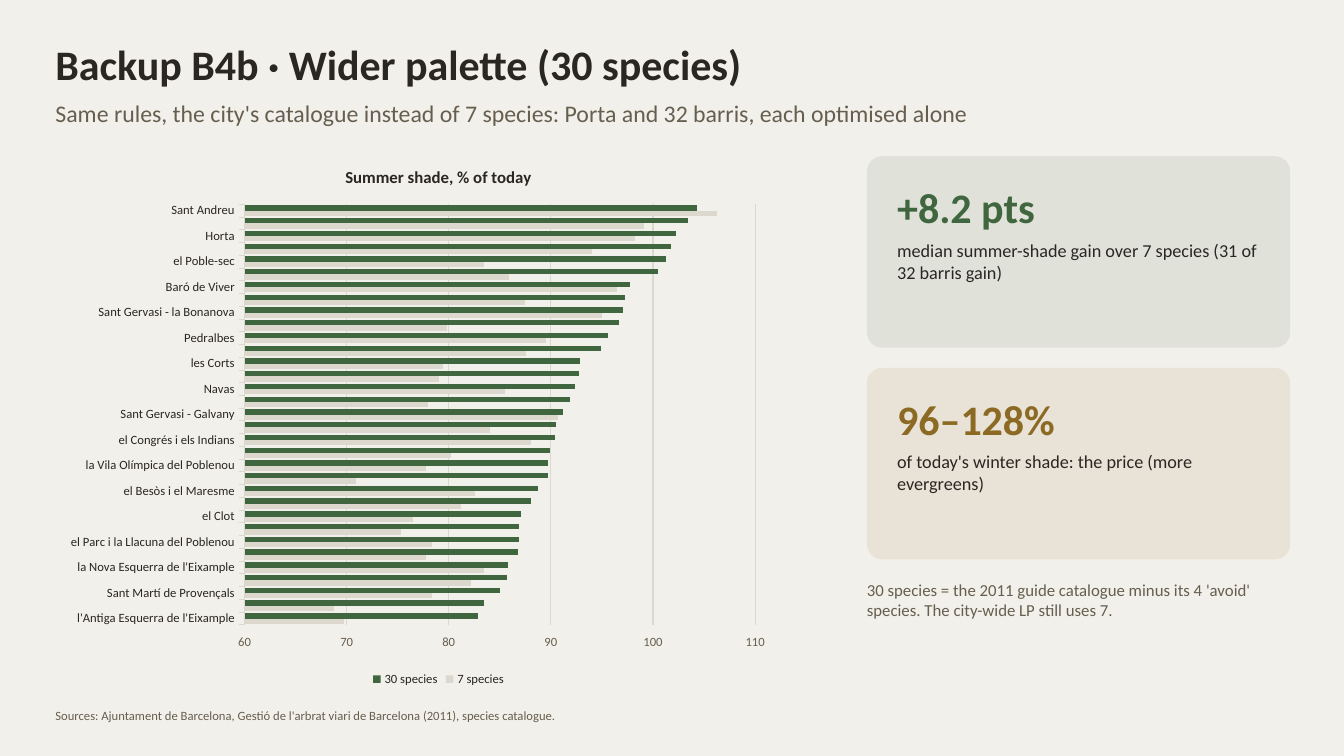
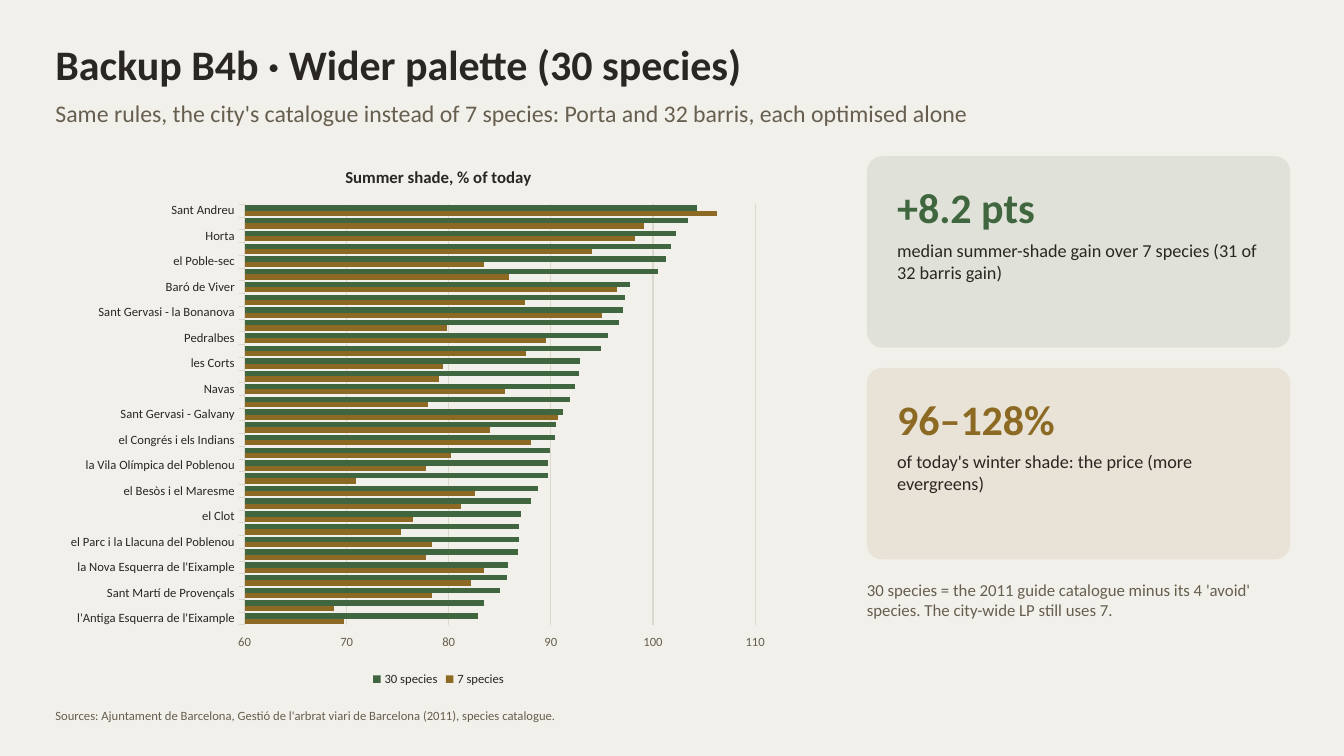
Before and after one commit to giofox96/shade-and-sponge, a slide deck: slide 24 of slides/shade_and_sponge_10nov_editable.pptx. Drawn at 1344x756 pixels with LibreOffice and Linux fonts; fonts in the diff are those of the drawing. Boxes give left, top, right and bottom in pixels: in the first picture for what was removed or moved away, otherwise in the second. Text is boxed around its words. In the diff, an @@ line names an element or a change of style, - is before the commit and + after.

```diff
--- a/slides/shade_and_sponge_10nov_editable.pptx
+++ b/slides/shade_and_sponge_10nov_editable.pptx
@@ bar chart at [55,146,822,691] @@
@@ colour of 7 species #DCD8CE to #8C6A24 @@
```
Also in this commit, not shown: 2 other files.
